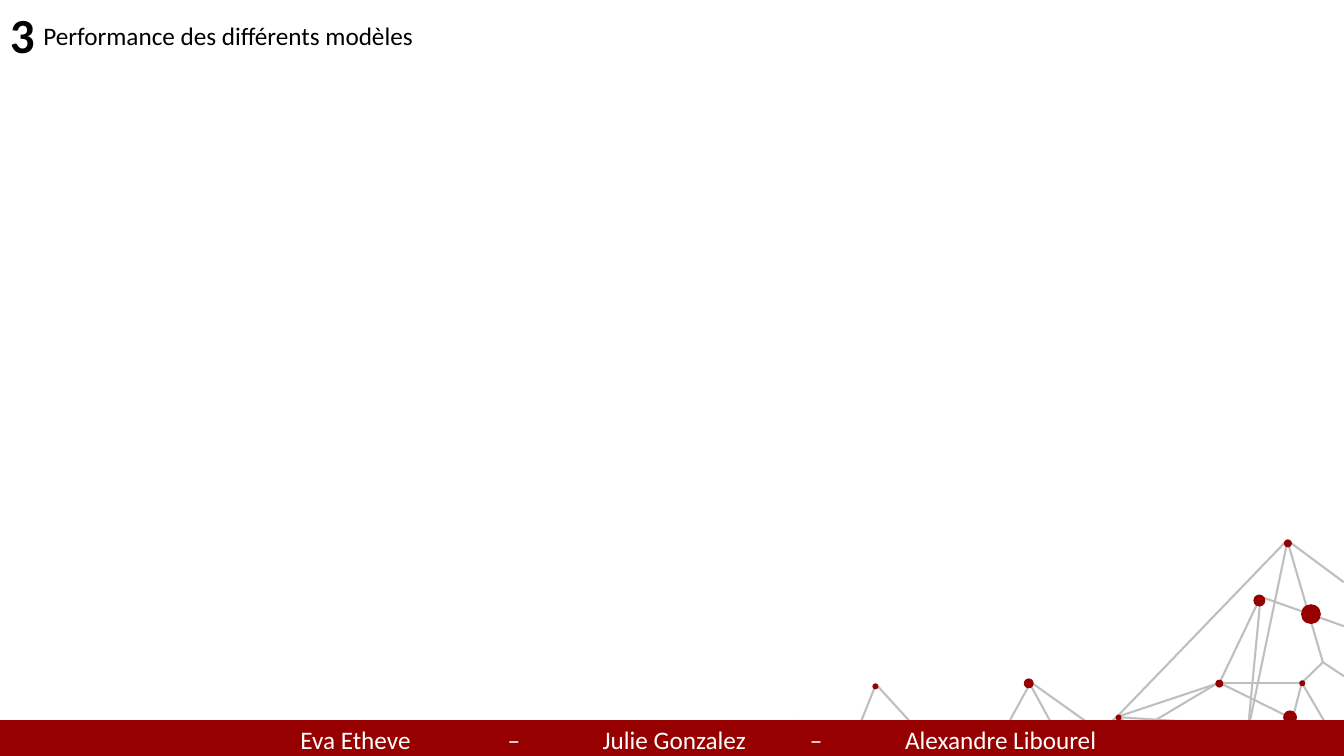
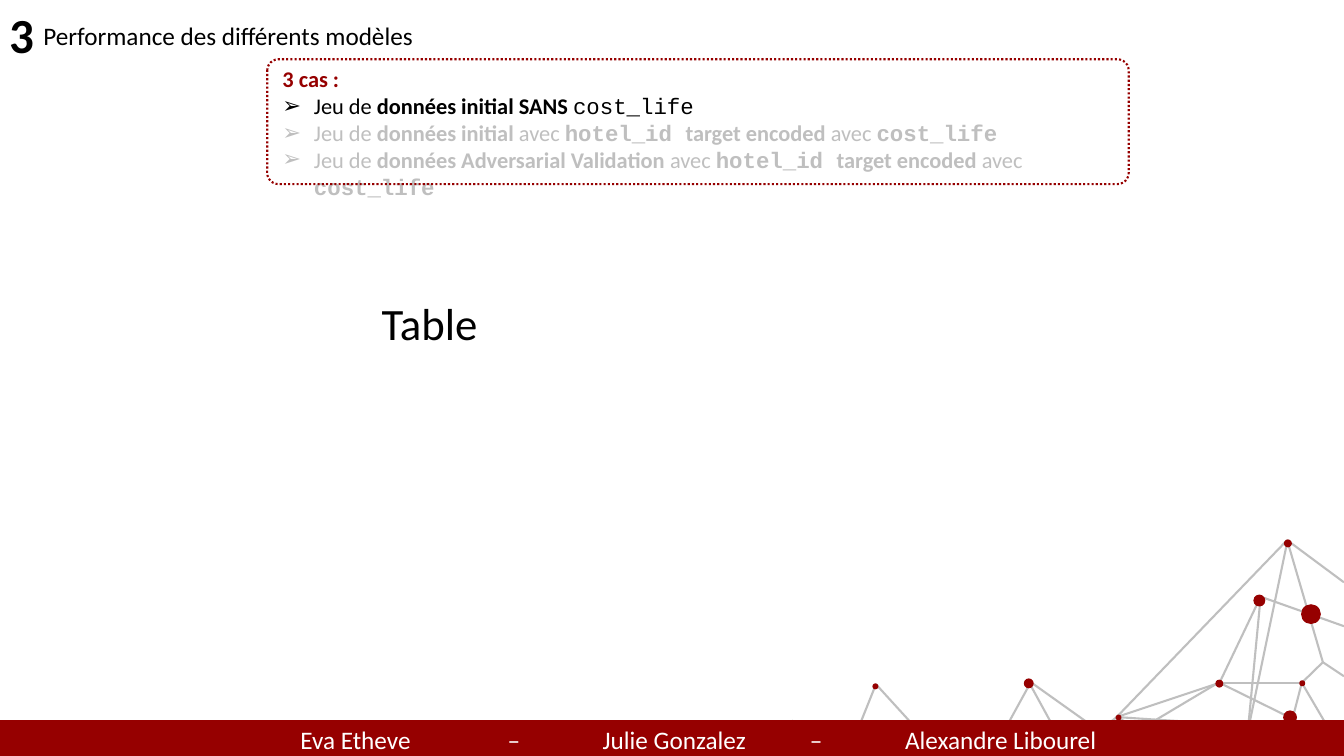
Before and after one commit to julie743/defi_IA, a slide deck: slide 9 of slides.pptx (slide 6 before the commit). Drawn at 1344x756 pixels with LibreOffice and Linux fonts; fonts in the diff are those of the drawing. Boxes give left, top, right and bottom in pixels: in the first picture for what was removed or moved away, otherwise in the second. Text is boxed around its words. In the diff, an @@ line names an element or a change of style, - is before the commit and + after.

```diff
--- a/slides.pptx
+++ b/slides.pptx
@@ rounded rectangle added at box(267, 59, 1129, 185), outline #960000 1.5 pt dashed @@
@@ text added at box(282, 72, 1023, 172), 16 pt, text #BFBFBF, bold @@
+3 cas :
+➢ Jeu de données initial SANS cost_life
+➢ Jeu de données initial avec hotel_id target encoded avec cost_life
+➢ Jeu de données Adversarial Validation avec hotel_id target encoded avec cost_life
@@ text added at box(382, 309, 478, 341), 32 pt, text #000000 @@
+Table
```
Also in this commit, not shown: 5 other slides changed, 6 slides added, 1 other file.
